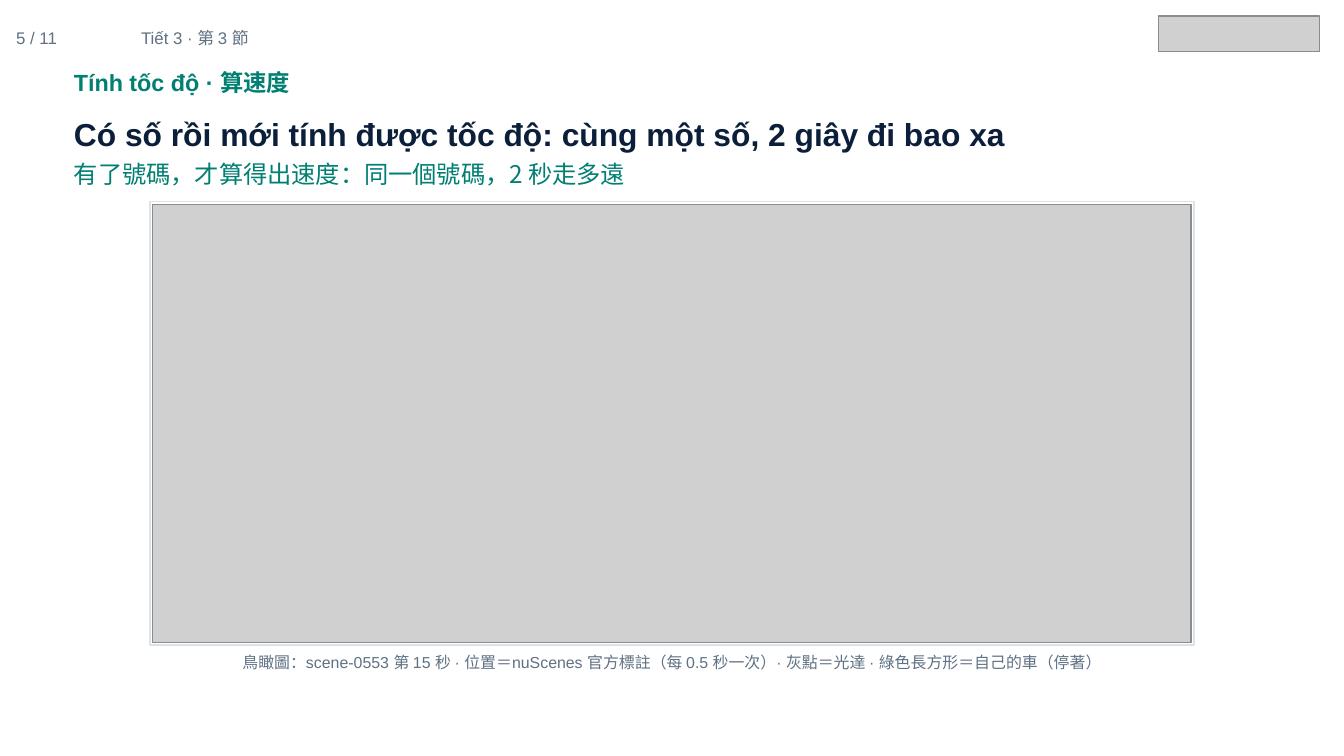
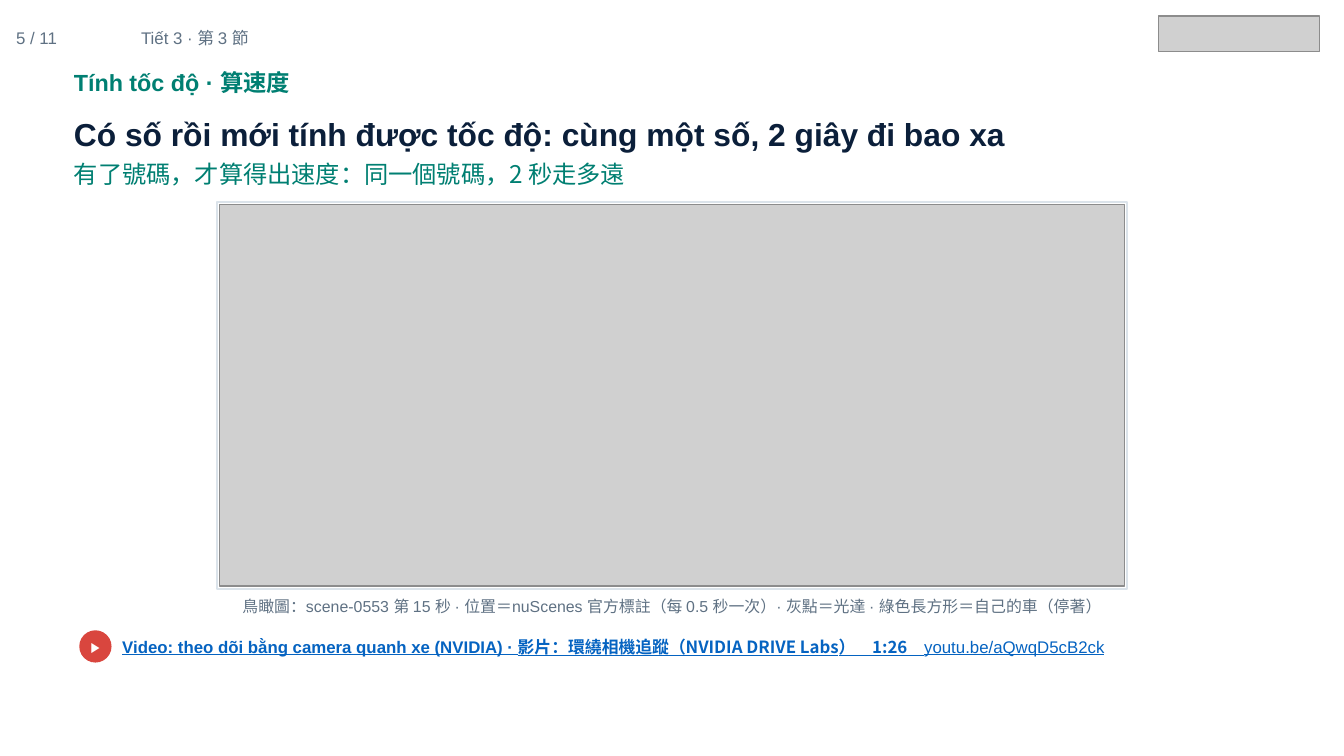
Before and after one commit to ch-neural/MITUST-Principles-of-Self-Driving-Cars, a slide deck: slide 5 of 第十週(11-12)/第十週_第3節_簡報.pptx. Drawn at 1344x756 pixels with LibreOffice and Linux fonts; fonts in the diff are those of the drawing; grey boxes stand for pictures. Boxes give left, top, right and bottom in pixels: in the first picture for what was removed or moved away, otherwise in the second. Text is boxed around its words. In the diff, an @@ line names an element or a change of style, - is before the commit and + after.

```diff
--- a/第十週(11-12)/第十週_第3節_簡報.pptx
+++ b/第十週(11-12)/第十週_第3節_簡報.pptx
@@ rectangle: place and size @@
-rectangle at [151, 202, 1195, 645]
+rectangle at [216, 202, 1126, 589]
@@ picture: place and size @@
-picture at [153, 204, 1192, 642]
+picture at [219, 204, 1124, 586]
@@ text "鳥瞰圖：scene-0553 第 15 秒 · ...": place and size @@
-text "鳥瞰圖：scene-0553 第 15 秒 · ..." at [242, 654, 1102, 670]
+text "鳥瞰圖：scene-0553 第 15 秒 · ..." at [242, 598, 1102, 614]
@@ ellipse added at [79, 630, 112, 663], fill #D9463E @@
@@ text added at [79, 634, 112, 659], 7.5 pt, text #FFFFFF, bold @@
+▶
@@ text added at [122, 638, 1104, 657], 9 pt, text #0563C1, bold, underline @@
+Video: theo dõi bằng camera quanh xe (NVIDIA) · 影片：環繞相機追蹤（NVIDIA DRIVE Labs） 1:26 youtu.be/aQwqD5cB2ck
```
Also in this commit, not shown: 3 other slides changed.
